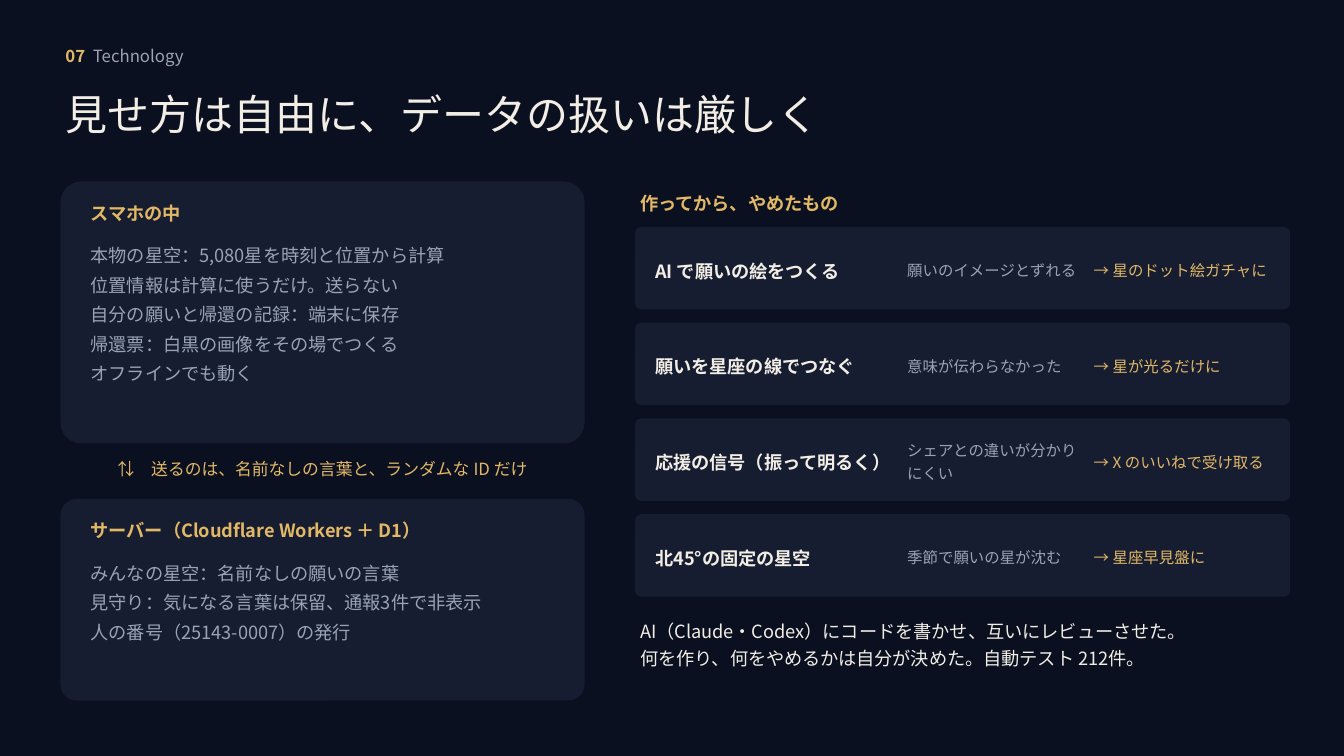
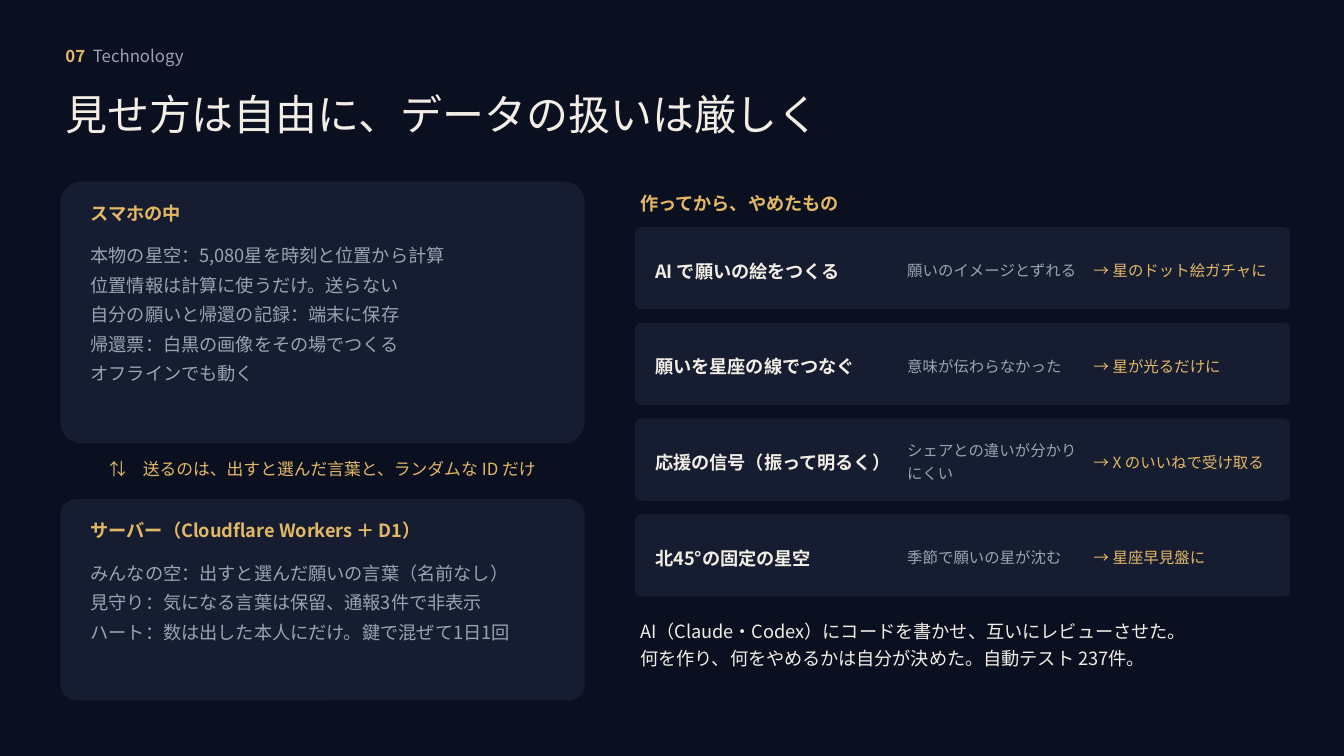
Before and after one commit to mai-san447/hello-earth-25143, a slide deck: slide 9 of deliverables/2026-10-11-gga-selection/MORUNE25143_GGAセレクション_2026-10-11.pptx. Drawn at 1344x756 pixels with LibreOffice and Linux fonts; fonts in the diff are those of the drawing. Boxes give left, top, right and bottom in pixels: in the first picture for what was removed or moved away, otherwise in the second. Text is boxed around its words. In the diff, an @@ line names an element or a change of style, - is before the commit and + after.

```diff
--- a/deliverables/2026-10-11-gga-selection/MORUNE25143_GGAセレクション_2026-10-11.pptx
+++ b/deliverables/2026-10-11-gga-selection/MORUNE25143_GGAセレクション_2026-10-11.pptx
@@ text at [143,461,536,477]: text changed @@
-⇅ 送るのは、名前なしの言葉と、ランダムな ID だけ
+⇅ 送るのは、出すと選んだ言葉と、ランダムな ID だけ
@@ text at [91,564,509,582]: text changed @@
-みんなの星空：名前なしの願いの言葉
+みんなの空：出すと選んだ願いの言葉（名前なし）
@@ text at [91,623,510,641]: text changed @@
-人の番号（25143-0007）の発行
+ハート：数は出した本人にだけ。鍵で混ぜて1日1回
@@ text at [640,622,1186,667]: text changed @@
-AI（Claude・Codex）にコードを書かせ、互いにレビューさせた。
-何を作り、何をやめるかは自分が決めた。自動テスト 212件。
+AI（Claude・Codex）にコードを書かせ、互いにレビューさせた。
+何を作り、何をやめるかは自分が決めた。自動テスト 237件。
```
Also in this commit, not shown: 2 other slides changed, 22 other files.
